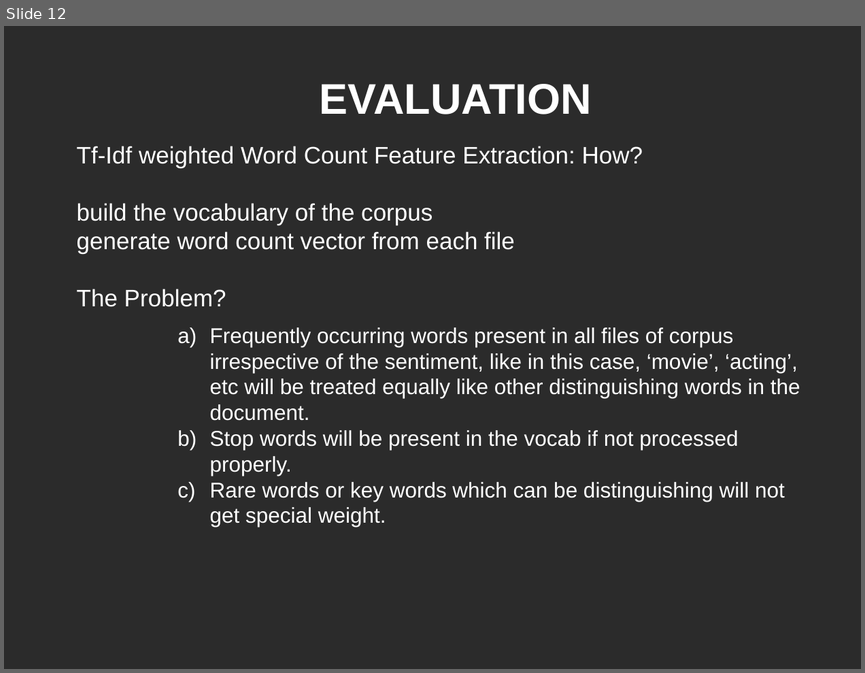
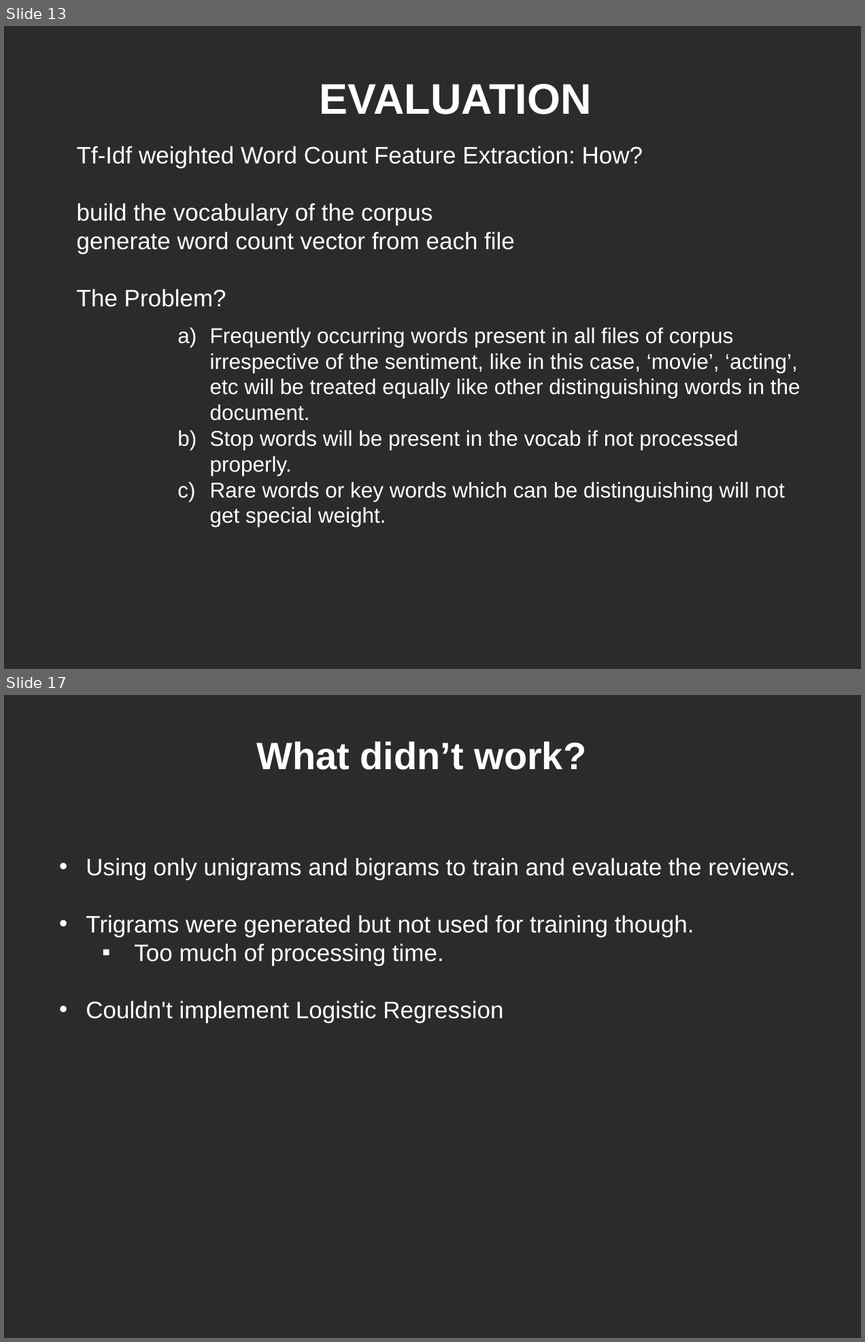
Before and after one commit to CS5100-Project-NEU/Popcorn-IMDB-reviews-Sentiment-Analysis-and-Emotion-Classification, a slide deck: Final Presentation.ppt. Shown one above the other, each under a label of ours: slide 12 before the commit, slides 13 and 17 after it; the slides between them are not shown. The pictures are 865x673 and 865x1342 pixels, drawn with LibreOffice and Linux fonts; fonts in the diff are those of the drawing; background and template pictures are left out; a plain dark background stands for a picture behind light text. Boxes give left, top, right and bottom in pixels: in the first picture for what was removed or moved away, otherwise in the second. Text is boxed around its words. In the diff, an @@ line names an element or a change of style, - is before the commit and + after.

```diff
--- a/Final Presentation.ppt
+++ b/Final Presentation.ppt
@@ slide 17 added at box(4, 695, 861, 1338), background picture (left out) @@
@@ text added at box(256, 741, 586, 770), 32 pt, text #FFFFFF, bold @@
+What didn’t work?
@@ text added at box(86, 858, 795, 1023), 20 pt, text #FFFFFF @@
+• Using only unigrams and bigrams to train and evaluate the reviews.
+• Trigrams were generated but not used for training though.
+  ▪ Too much of processing time.
+• Couldn't implement Logistic Regression
@@ what was slide 12 is now slide 13 @@
```
Also in this commit, not shown: 4 slides changed, 3 other slides added.
